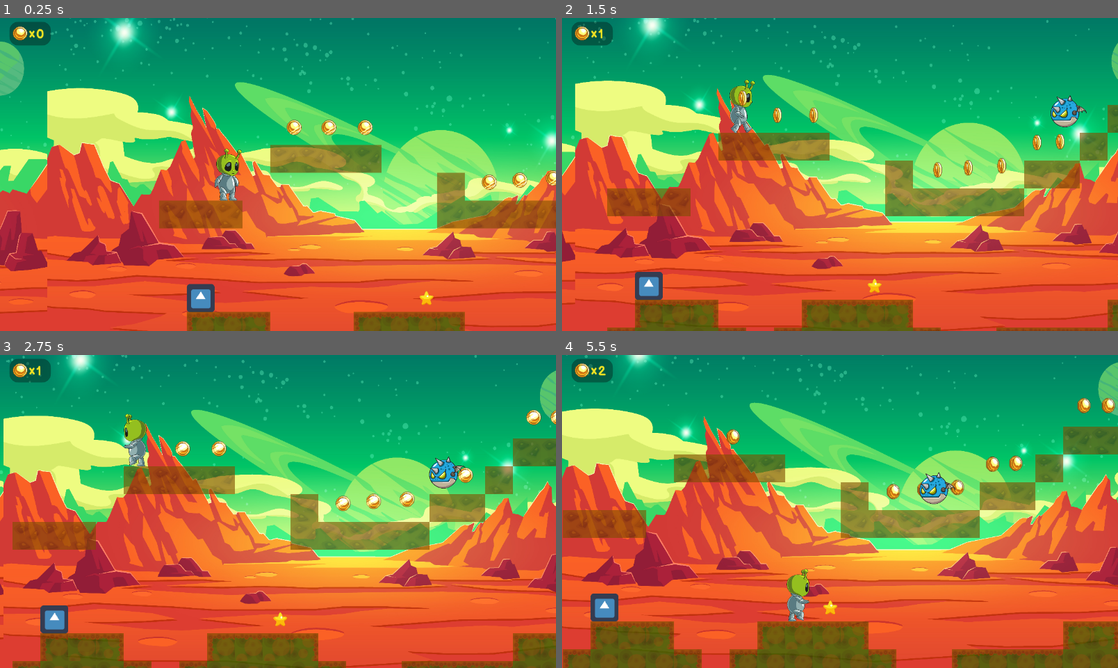
Above: before the commit, frames 1-4 (two rows, left to right).
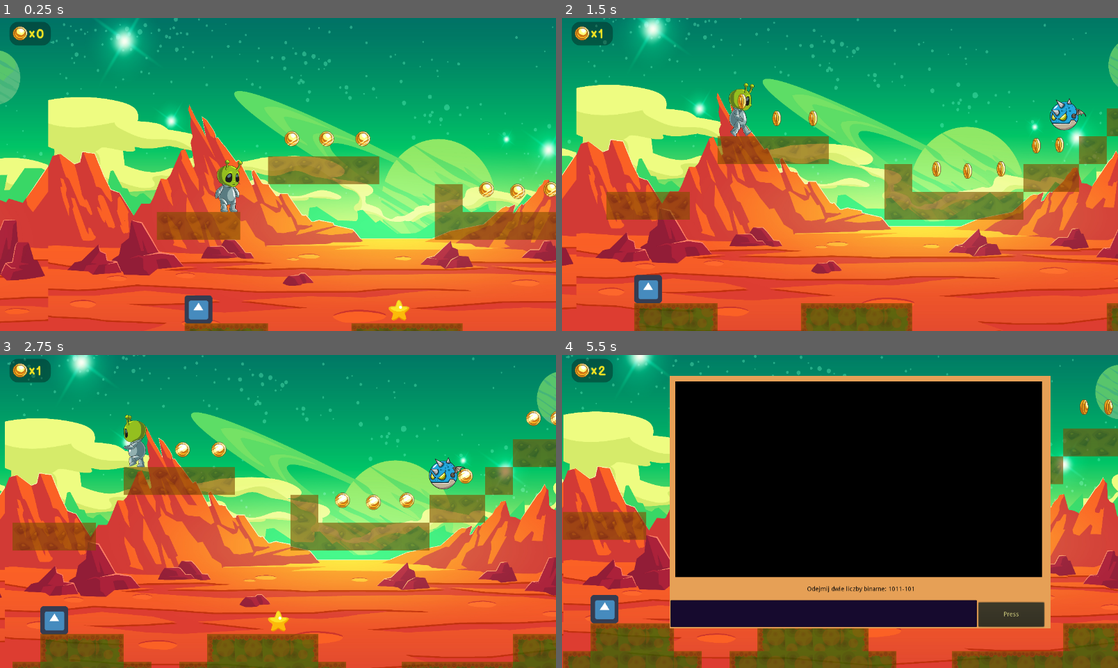
Above: after the commit, the same moments.

Repository: MariiaS3/XingXing
Game: Godot game, scene res://World.tscn
Two runs of this game, one before a commit and one after it. Both use one fixed random seed, a clock stepped at 60 frames per second and the inputs below. The engine's default icon, where the game draws it, is replaced by a stand-in: a white triangle on a blue panel in a dark square.
Inputs:
- Up to frame 1 (0.25 s): no input
- Up to frame 2 (1.5 s): hold Right (ui_right) from 0.53 s (still down); tap Up (ui_up) at 0.77 s
- Up to frame 3 (2.75 s): tap Up (ui_up) at 1.52 s; release Right (ui_right) at 2.03 s; hold Left (ui_left) from 2.03 s (still down)
- Up to frame 4 (5.5 s): release Left (ui_left) at 2.78 s; hold Right (ui_right) 2.78-4.28 s; tap Up (ui_up) at 3.02, 3.77, 4.52 s; hold Left (ui_left) 4.28-5.03 s; hold Right (ui_right) from 5.03 s (still down)

The runs differ from the first frame. In frame 1, 37% of the frame differs, in the area x 0-100%, y 0-100%; in frame 2, 24%; in frame 3, 17%; in frame 4, 61%.

Commit message:
Wiesieliec

Diff:
--- /dev/null
+++ b/XingXing/Con.gd
@@ -0,0 +1,18 @@
+extends Control
+
+
+var rndX
+var rndY
+
+func _ready():
+	#var size = get_viewport().get_visible_rect().size
+	var rng = RandomNumberGenerator.new()
+	rng.randomize()
+	var rndX = rng.randi_range(300, 50)
+	var rndY = rng.randi_range(50, 50)
+	$Wiesielec.position = Vector2(rndX, rndY)
+	$Timer.connect("timeout",self,"_on_Timer_timeout()")
+
+func _on_Timer_timeout():
+	$Wiesielec.visible = !$Wiesielec.visible
+	_ready()
--- a/XingXing/Control.gd
+++ b/XingXing/Control.gd
@@ -1,6 +1,10 @@
 extends Control
 var i=0;
 var j=0;
+
+const PLAYER = preload("res://Kosmita.tscn")
+var player = PLAYER.instance()
+
 var array = ["Wypisz pięć pierwszych liczb pierwszych",
 "Wypisz liczby parzyste mniejsze od 13 binarne licząc od 1",
 "Dodaj do siebie dwie liczby binarne: 10111+11001",
@@ -13,8 +17,10 @@
 "Jaka liczba jest na 32 miejscu po przecinku w liczbie Pi",
 "Ile razy w ciągu doby zachodzą na siebie wskazówki godziny i minuty",
 "Litery A,B,C,D,E,F w systemie szesnastkowym to odpowiednio:",
-"Trzy pierwsze liczby doskonałe"]
-
+"Trzy pierwsze liczby doskonałe",
+"Pan Blue mieszka w niebieskim domu, Pani Pink mieszka w różowym domu, a Pan Brown w  domu brązowym. Kto mieszka w Białym Domu?",
+"Kiedy tata Kuby miał 31 lat, Kuba miał 8 lat. Teraz wiek taty jest dokładnie dwa razy taki wiek Kuby. Ile lat ma obecnie Kuba?",
+"Oblicz 5!+3!"]
 onready var scene_tree: SceneTree = get_tree()
 onready var pause_overlay: ColorRect = $ColorRect
 onready var label: Label = get_node("ColorRect/Label")
@@ -43,43 +49,52 @@
 		$ColorRect/AnimatedSprite.play("0")
 
 	if j==0 &&  $ColorRect/TextEdit.text == "2,3,5,7,11":
-		j = randi()%12+1
+		j = randi()%15+1
 		label.text = array[j]
 	elif j==1 &&  $ColorRect/TextEdit.text == "10,100,110,1000,1100":
-		j = randi()%12+1
+		j = randi()%15+1
 		label.text = array[j]
 	elif j==2 &&  $ColorRect/TextEdit.text == "110000":
-		j = randi()%12+1
+		j = randi()%15+1
 		label.text = array[j]
 	elif j==3 &&  $ColorRect/TextEdit.text == "110":
-		j = randi()%12+1
+		j = randi()%15+1
 		label.text = array[j]
 	elif j==4 &&  $ColorRect/TextEdit.text == "0,1,1,2,3,5,8":
-		j = randi()%12+1
+		j = randi()%15+1
 		label.text = array[j]
 	elif j==5 &&  $ColorRect/TextEdit.text == "12,13":
-		j = randi()%12+1
+		j = randi()%15+1
 		label.text = array[j]
 	elif j==6 &&  $ColorRect/TextEdit.text == "3,4,5":
-		j = randi()%12+1
+		j = randi()%15+1
 		label.text = array[j]
 	elif j==7 &&  $ColorRect/TextEdit.text == "666":
-		j = randi()%12+1
+		j = randi()%15+1
 		label.text = array[j]
 	elif j==8 &&  $ColorRect/TextEdit.text == "5050":
-		j = randi()%12+1
+		j = randi()%15+1
 		label.text = array[j]
 	elif j==9 &&  $ColorRect/TextEdit.text == "0":
-		j = randi()%12+1
+		j = randi()%15+1
 		label.text = array[j]
 	elif j==10 &&  $ColorRect/TextEdit.text == "22":
-		j = randi()%12+1
+		j = randi()%15+1
 		label.text = array[j]
 	elif j==11 &&  $ColorRect/TextEdit.text == "10,11,12,13,14,15":
-		j = randi()%12+1
+		j = randi()%15+1
 		label.text = array[j]
 	elif j==12 &&  $ColorRect/TextEdit.text == "6,28,496":
-		j = randi()%12+1
+		j = randi()%15+1
+		label.text = array[j]
+	elif j==13 &&  $ColorRect/TextEdit.text == "Prezydent":
+		j = randi()%15+1
+		label.text = array[j]
+	elif j==14 &&  $ColorRect/TextEdit.text == "23":
+		j = randi()%15+1
+		label.text = array[j]
+	elif j==15 &&  $ColorRect/TextEdit.text == "126":
+		j = randi()%15+1
 		label.text = array[j]
 	else:
 		i = i+1
@@ -107,7 +122,12 @@
 			$ColorRect/AnimatedSprite.play("11")
 		label.text = array[j]
 	if i==12:
+		i=0
+		$ColorRect/AnimatedSprite.play("0")
+		get_tree().paused= false
 		self.paused = false
+		player.position = Vector2()
+
 
 
 func set_paused(value: bool) -> void:
--- a/XingXing/Control.tscn
+++ b/XingXing/Control.tscn
@@ -81,10 +81,10 @@
 pause_mode = 2
 anchor_right = 1.0
 anchor_bottom = 1.0
-margin_left = -2.15756
-margin_top = -3.31573
-margin_right = -2.15759
-margin_bottom = -3.31573
+margin_left = 5.0
+margin_top = 2.0
+margin_right = -398.0
+margin_bottom = -144.0
 script = ExtResource( 1 )
 __meta__ = {
 "_edit_use_anchors_": false
@@ -95,10 +95,6 @@
 visible = false
 anchor_right = 1.0
 anchor_bottom = 1.0
-margin_left = 7.0
-margin_top = 5.0
-margin_right = -402.0
-margin_bottom = -133.0
 color = Color( 0.905882, 0.631373, 0.341176, 1 )
 __meta__ = {
 "_edit_use_anchors_": false
@@ -139,7 +135,7 @@
 }
 
 [node name="AnimatedSprite" type="AnimatedSprite" parent="ColorRect"]
-position = Vector2( 434.831, 233.849 )
+position = Vector2( 435, 238 )
 scale = Vector2( 2.63541, 1.87443 )
 frames = SubResource( 1 )
 animation = "0"
--- a/XingXing/Kosmita.gd
+++ b/XingXing/Kosmita.gd
@@ -90,6 +90,6 @@
 	 get_tree().change_scene("res://World.tscn")
 
 
-func quiz() -> void:
+
+func _on_Area2D_area_entered(area):
 	PlayerData.quize += 1
-	queue_free()
--- a/XingXing/Kosmita.tscn
+++ b/XingXing/Kosmita.tscn
@@ -129,4 +129,4 @@
 position = Vector2( -7.1899, 12.7776 )
 shape = SubResource( 3 )
 [connection signal="animation_finished" from="AnimatedSprite" to="." method="_on_AnimatedSprite_animation_finished"]
-[connection signal="body_entered" from="Area2D" to="." method="_on_Area2D_body_entered"]
+[connection signal="area_entered" from="Area2D" to="." method="_on_Area2D_area_entered"]
--- a/XingXing/Wiesielec.gd
+++ b/XingXing/Wiesielec.gd
@@ -1,4 +1,5 @@
 extends Area2D
 
 func _ready() -> void:
-	set_physics_process(false)
+	#set_physics_process(false)
+	print("hello")
--- a/XingXing/Wiesielec.tscn
+++ b/XingXing/Wiesielec.tscn
@@ -4,7 +4,7 @@
 [ext_resource path="res://Wiesielec.gd" type="Script" id=2]
 
 [sub_resource type="RectangleShape2D" id=1]
-extents = Vector2( 9, 14.5 )
+extents = Vector2( 16, 24.5 )
 
 [node name="Wiesielec" type="Area2D"]
 position = Vector2( 32, 32 )
@@ -12,10 +12,9 @@
 script = ExtResource( 2 )
 
 [node name="Sprite" type="Sprite" parent="."]
-position = Vector2( -1.43051e-06, 2.38419e-07 )
-scale = Vector2( 0.187134, 0.192771 )
+position = Vector2( 0, -7.62939e-06 )
+scale = Vector2( 0.280702, 0.289157 )
 texture = ExtResource( 1 )
 
 [node name="CollisionShape2D" type="CollisionShape2D" parent="."]
-position = Vector2( 0, 0.5 )
 shape = SubResource( 1 )
--- a/XingXing/World.gd
+++ b/XingXing/World.gd
@@ -1,12 +1,9 @@
 extends Node
 
 
-
-const OFFSET_RIGHT = Vector2(50,10)
-const OFFSET_LEFT = Vector2(-50,-10)
-
 func _on_body_entered(body):
 	$Area2D.teleport()
+
 
 func _on_Fallzone_body_entered(_body):
 	$KinematicBody2D.Fall()
--- a/XingXing/World.tscn
+++ b/XingXing/World.tscn
@@ -4,9 +4,9 @@
 [ext_resource path="res://TileMap.tscn" type="PackedScene" id=2]
 [ext_resource path="res://Floor.tscn" type="PackedScene" id=3]
 [ext_resource path="res://HUD.tscn" type="PackedScene" id=4]
-[ext_resource path="res://Wiesielec.tscn" type="PackedScene" id=5]
 [ext_resource path="res://Control.tscn" type="PackedScene" id=6]
 [ext_resource path="res://Enemy.tscn" type="PackedScene" id=7]
+[ext_resource path="res://grid.tscn" type="PackedScene" id=8]
 [ext_resource path="res://background/mars-landscape-alien-planet-martian-background/1781.jpg" type="Texture" id=25]
 [ext_resource path="res://coin.tscn" type="PackedScene" id=40]
 [ext_resource path="res://World.gd" type="Script" id=44]
@@ -19,16 +19,8 @@
 pause_mode = 1
 script = ExtResource( 44 )
 
-[node name="CanvasLayer" type="CanvasLayer" parent="."]
-layer = 100
-
-[node name="Control" parent="CanvasLayer" instance=ExtResource( 6 )]
-margin_left = 225.525
-margin_top = 22.9893
-margin_right = 225.525
-margin_bottom = 22.9893
-
 [node name="KinematicBody2D" parent="." instance=ExtResource( 1 )]
+position = Vector2( 176, 150.918 )
 collision_mask = 14
 
 [node name="ParallaxBackground" type="ParallaxBackground" parent="."]
@@ -38,11 +30,20 @@
 motion_mirroring = Vector2( 1400, 0 )
 
 [node name="Sprite" type="Sprite" parent="ParallaxBackground/ParallaxLayer"]
-position = Vector2( -3.38835, -124.238 )
-scale = Vector2( 0.239599, 0.266667 )
+position = Vector2( 0, -120 )
+scale = Vector2( 0.237682, 0.267556 )
 texture = ExtResource( 25 )
 centered = false
 offset = Vector2( 10, -10 )
+
+[node name="CanvasLayer" type="CanvasLayer" parent="."]
+layer = 100
+
+[node name="Control" parent="CanvasLayer" instance=ExtResource( 6 )]
+margin_left = 248.0
+margin_top = 48.0
+margin_right = -155.0
+margin_bottom = -91.0
 
 [node name="coins" type="Node2D" parent="."]
 pause_mode = 1
@@ -55,7 +56,7 @@
 position = Vector2( 1047.57, 141.064 )
 
 [node name="coin4" parent="coins" instance=ExtResource( 40 )]
-position = Vector2( 765.571, 206.089 )
+position = Vector2( 764.49, 196.699 )
 
 [node name="coin5" parent="coins" instance=ExtResource( 40 )]
 position = Vector2( 835.841, 201.332 )
@@ -64,16 +65,16 @@
 position = Vector2( 994.113, 143.061 )
 
 [node name="coin13" parent="coins" instance=ExtResource( 40 )]
-position = Vector2( 1484.49, 288.143 )
+position = Vector2( 1468.49, 280.143 )
 
 [node name="coin15" parent="coins" instance=ExtResource( 40 )]
-position = Vector2( 1540.49, 288.143 )
+position = Vector2( 1548.49, 280.143 )
 
 [node name="coin16" parent="coins" instance=ExtResource( 40 )]
 position = Vector2( 1628.49, 196.699 )
 
 [node name="coin17" parent="coins" instance=ExtResource( 40 )]
-position = Vector2( 1700.49, 192.143 )
+position = Vector2( 1700.49, 200.143 )
 
 [node name="coin7" parent="coins" instance=ExtResource( 40 )]
 position = Vector2( 316.49, 80.1428 )
@@ -114,12 +115,17 @@
 [node name="Floor" parent="." instance=ExtResource( 3 )]
 tile_data = PoolIntArray( 524289, 1, 0, 524290, 2, 0, 524291, 4, 0, 524295, 1, 0, 524296, 2, 0, 524297, 2, 0, 524298, 4 …(411 unchanged characters)…
 
-[node name="Wiesielec" parent="." instance=ExtResource( 5 )]
-position = Vector2( 616, 480 )
-
 [node name="Enemy" parent="." instance=ExtResource( 7 )]
 position = Vector2( 1109.07, 68.5489 )
 direction = 1
+
+[node name="grid" parent="." instance=ExtResource( 8 )]
+anchor_left = 0.002
+anchor_right = 0.002
+margin_left = 445.44
+margin_top = 432.0
+margin_right = 701.44
+margin_bottom = 509.0
 [connection signal="coin_collected" from="coins/coin" to="HUD" method="_on_coin_collected"]
 [connection signal="coin_collected" from="coins/coin2" to="HUD" method="_on_coin_collected"]
 [connection signal="coin_collected" from="coins/coin4" to="HUD" method="_on_coin_collected"]
@@ -136,4 +142,3 @@
 [connection signal="coin_collected" from="coins/coin11" to="HUD" method="_on_coin_collected"]
 [connection signal="coin_collected" from="coins/coin12" to="HUD" method="_on_coin_collected"]
 [connection signal="body_entered" from="Fallzone" to="." method="_on_Fallzone_body_entered"]
-[connection signal="body_entered" from="Wiesielec" to="." method="_on_Wiesielec_body_entered"]
--- /dev/null
+++ b/XingXing/grid.tscn
@@ -0,0 +1,20 @@
+[gd_scene load_steps=3 format=2]
+
+[ext_resource path="res://Wiesielec.tscn" type="PackedScene" id=1]
+[ext_resource path="res://Con.gd" type="Script" id=3]
+
+[node name="grid" type="Control"]
+margin_top = -8.0
+margin_right = 640.0
+margin_bottom = 72.0
+script = ExtResource( 3 )
+__meta__ = {
+"_edit_use_anchors_": false
+}
+
+[node name="Timer" type="Timer" parent="."]
+autostart = true
+
+[node name="Wiesielec" parent="." instance=ExtResource( 1 )]
+position = Vector2( 96, 40 )
+[connection signal="timeout" from="Timer" to="." method="_on_Timer_timeout"]
--- a/XingXing/project.godot
+++ b/XingXing/project.godot
@@ -41,6 +41,10 @@
 "events": [ Object(InputEventKey,"resource_local_to_scene":false,"resource_name":"","device":0,"alt":false,"shift":false,"control":false,"meta":false,"command":false,"pressed":false,"scancode":16777217,"unicode":0,"echo":false,"script":null)
  ]
 }
+quiz={
+"deadzone": 0.5,
+"events": [  ]
+}
 
 [layer_names]
 
--- a/XingXing/save-file.cfg
+++ b/XingXing/save-file.cfg
@@ -1,3 +1,3 @@
 [Values]
 
-ValueOne=6
+ValueOne=0
Not shown, changed: XingXing/dodatki/png/box/01_Easy-Resize.com(1).jpg.import
Not shown, changed: XingXing/dodatki/png/box/12_Easy-Resize.com.jpg.import
Not shown, changed: XingXing/dodatki/png/box/13_Easy-Resize.com.jpg.import
Not shown, changed: XingXing/dodatki/png/box/14_Easy-Resize.com.jpg.import
Not shown, changed: XingXing/dodatki/png/box/15_Easy-Resize.com.jpg.import
Not shown, changed: XingXing/dodatki/png/box/16_Easy-Resize.com.jpg.import
Not shown, changed: XingXing/dodatki/png/box/17_Easy-Resize.com.jpg.import
Not shown, changed: XingXing/dodatki/png/box/18_Easy-Resize.com.jpg.import
Not shown, changed: XingXing/dodatki/png/box/19_Easy-Resize.com.jpg.import
Not shown, changed: XingXing/dodatki/png/box/20_Easy-Resize.com.jpg.import
Not shown, changed: XingXing/dodatki/png/box/21_Easy-Resize.com.jpg.import
Not shown, changed: XingXing/dodatki/png/box/22_Easy-Resize.com.jpg.import
(and 51 more such lines)
